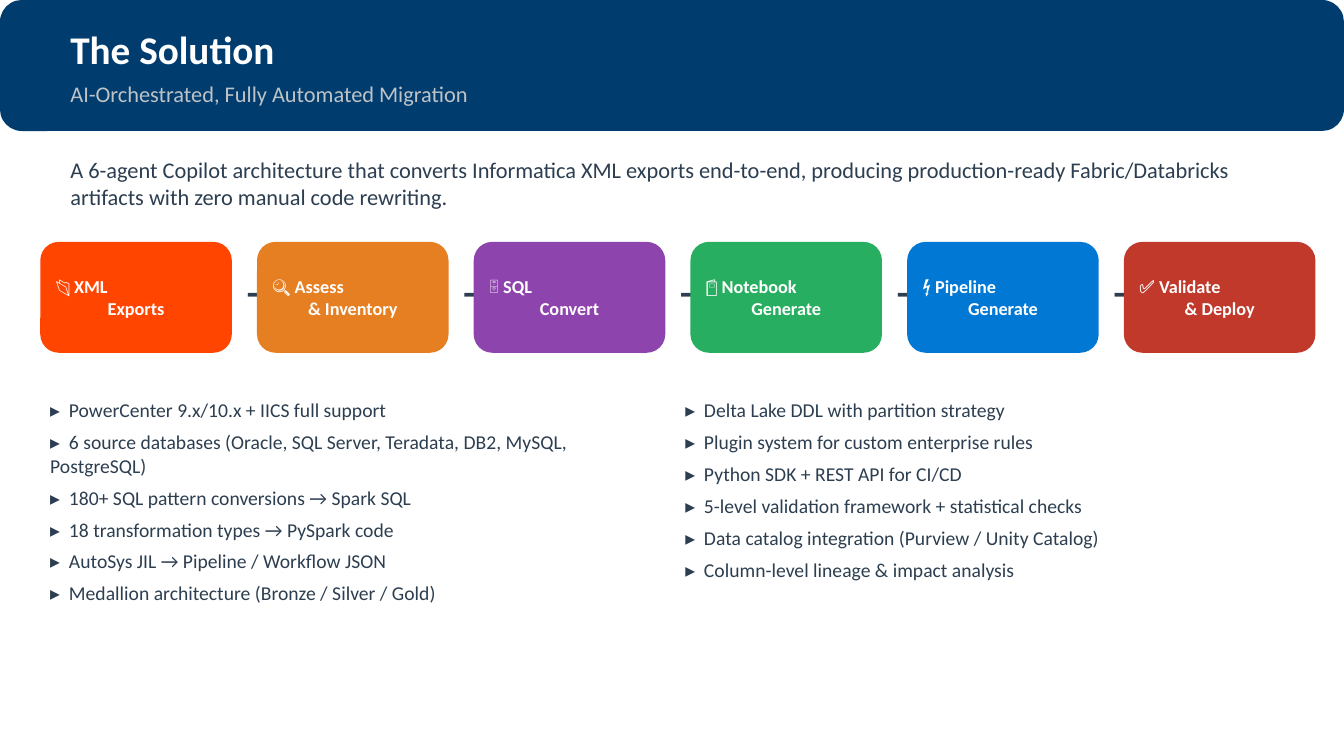
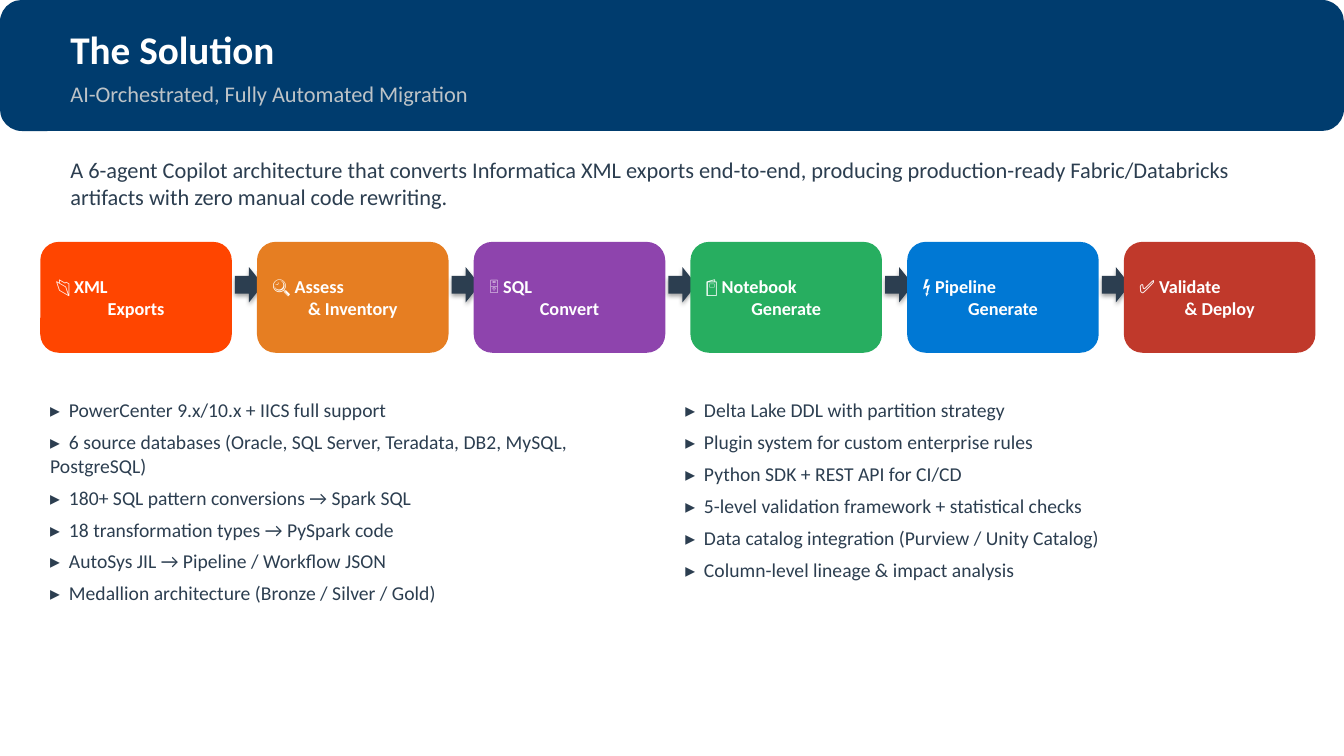
Before and after one commit to cyphou/InformaticaToFabric, a slide deck: slide 3 of output/Informatica_to_Fabric_Migration_Tool.pptx. Drawn at 1344x756 pixels with LibreOffice and Linux fonts; fonts in the diff are those of the drawing. Boxes give left, top, right and bottom in pixels: in the first picture for what was removed or moved away, otherwise in the second. Text is boxed around its words. In the diff, an @@ line names an element or a change of style, - is before the commit and + after.

```diff
--- a/output/Informatica_to_Fabric_Migration_Tool.pptx
+++ b/output/Informatica_to_Fabric_Migration_Tool.pptx
@@ text in right arrow at <box>235,267,263,302</box>: text removed @@
-→
@@ right arrow: place and size @@
-right arrow at <box>237,267,267,318</box>
+right arrow at <box>235,267,263,302</box>
@@ text in right arrow at <box>452,267,480,302</box>: text removed @@
-→
@@ right arrow: place and size @@
-right arrow at <box>454,267,484,318</box>
+right arrow at <box>452,267,480,302</box>
@@ text in right arrow at <box>668,267,697,302</box>: text removed @@
-→
@@ right arrow: place and size @@
-right arrow at <box>670,267,701,318</box>
+right arrow at <box>668,267,697,302</box>
@@ fill none to #2C3E50; shadow on in 5 elements at <box>235,267,263,302</box>, <box>452,267,480,302</box>, <box>668,267,697,302</box>, <box>1102,267,1130,302</box>, <box>885,267,913,302</box> @@
@@ text in right arrow at <box>885,267,913,302</box>: text removed @@
-→
@@ right arrow: place and size @@
-right arrow at <box>887,267,918,318</box>
+right arrow at <box>885,267,913,302</box>
@@ text in right arrow at <box>1102,267,1130,302</box>: text removed @@
-→
@@ right arrow: place and size @@
-right arrow at <box>1104,267,1134,318</box>
+right arrow at <box>1102,267,1130,302</box>
```
Also in this commit, not shown: 3 other slides changed, 1 slide added, 2 other files.
